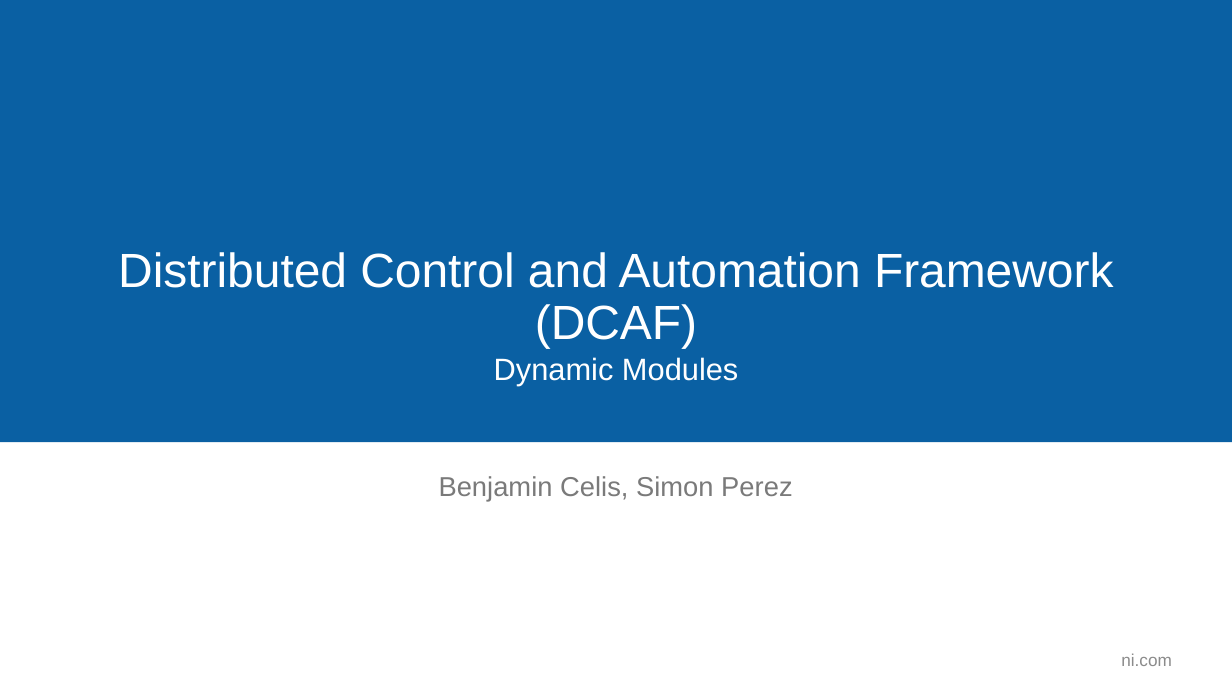
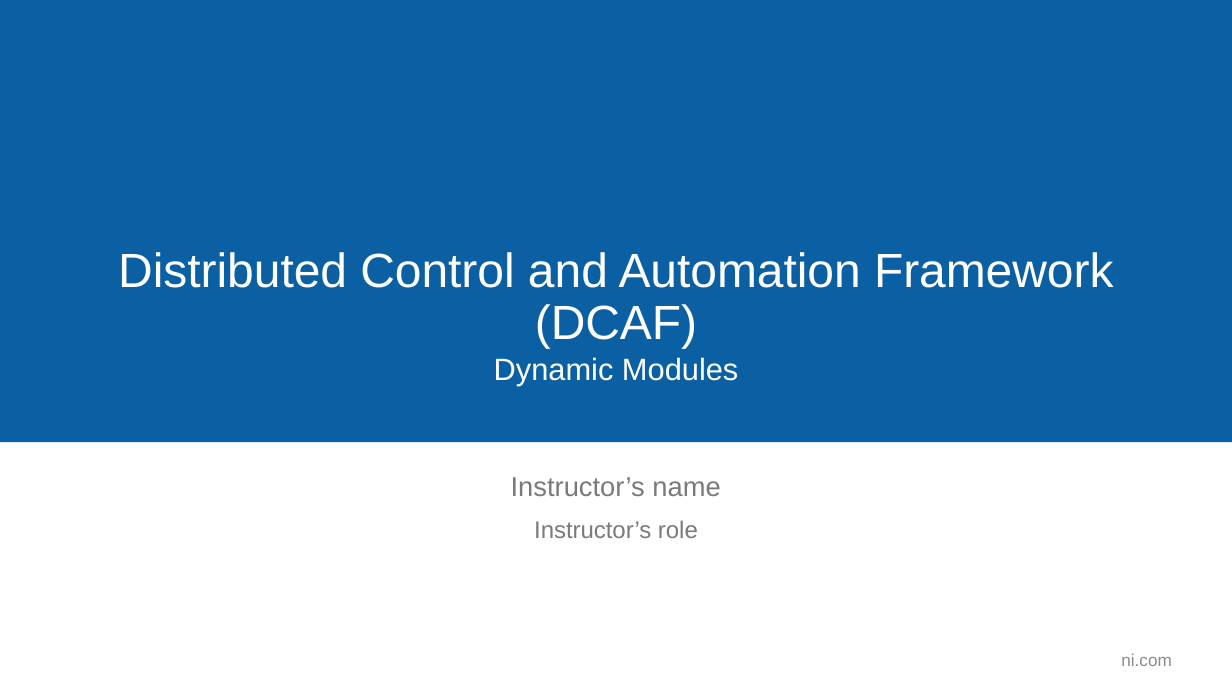
Before and after one commit to LabVIEW-DCAF/Documentation, a slide deck: slide 1 of Trunk/Getting Started Material/DCAF Training/7 Dynamic Modules.pptx. Drawn at 1232x693 pixels with LibreOffice and Linux fonts; fonts in the diff are those of the drawing; background and template pictures are left out. Boxes give left, top, right and bottom in pixels: in the first picture for what was removed or moved away, otherwise in the second. Text is boxed around its words. In the diff, an @@ line names an element or a change of style, - is before the commit and + after.

```diff
--- a/Trunk/Getting Started Material/DCAF Training/7 Dynamic Modules.pptx
+++ b/Trunk/Getting Started Material/DCAF Training/7 Dynamic Modules.pptx
@@ text at [511,477,720,496]: text changed @@
-Benjamin Celis, Simon Perez
+Instructor’s name
@@ text added at [534,520,698,538], 18.7 pt, text #7A7A7A @@
+Instructor’s role
```
Also in this commit, not shown: 13 other slides changed, 36 slides added, 14 slides removed.
